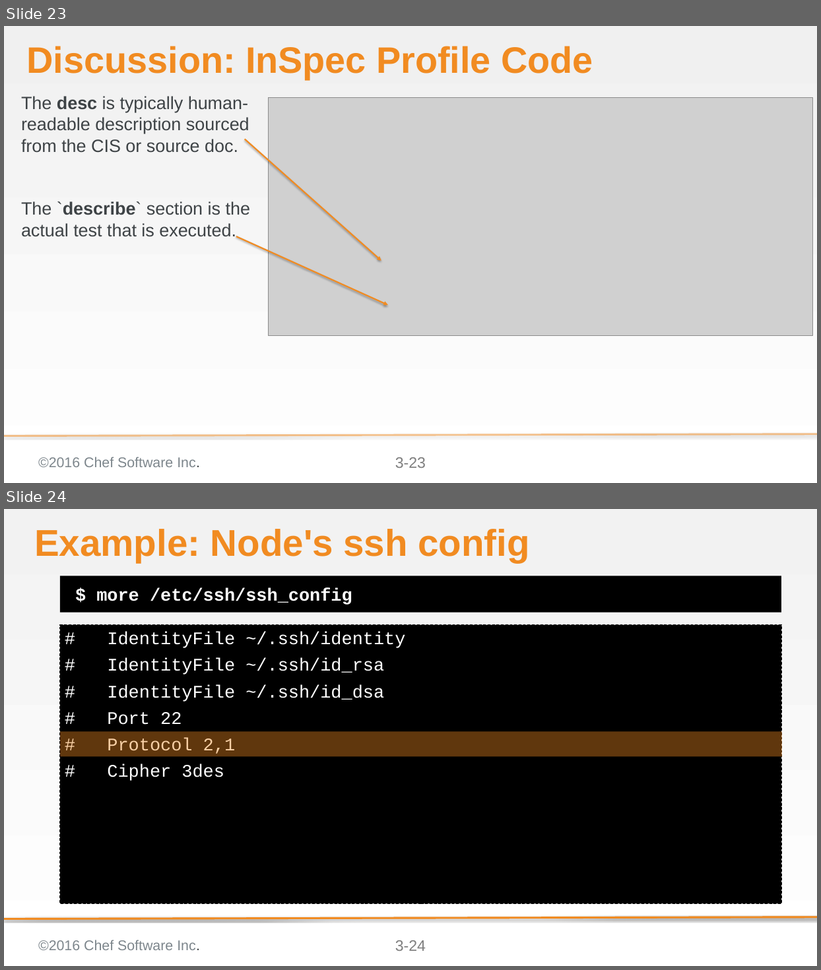
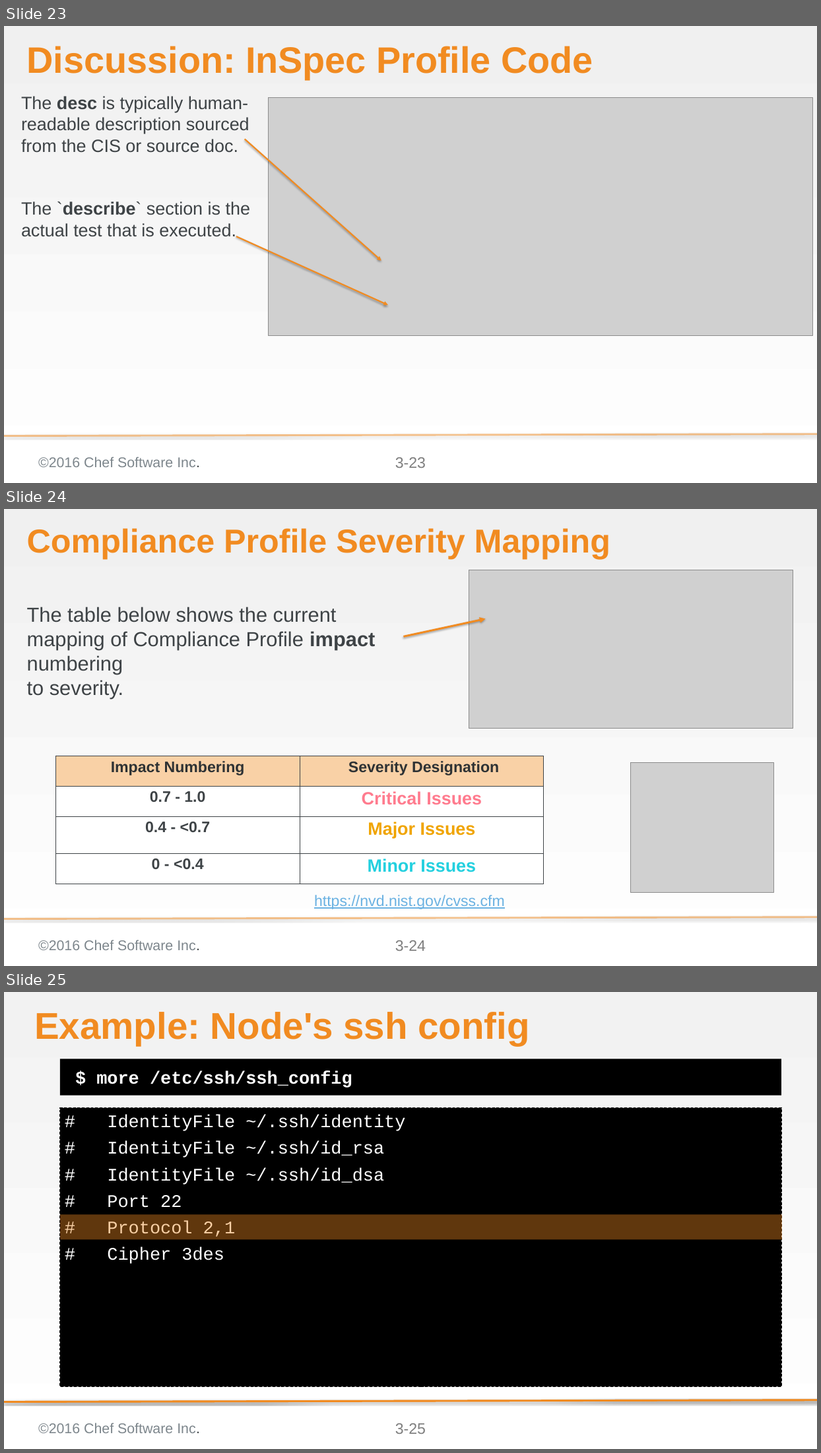
Before and after one commit to bchamby/chef-compliance-installation-configuration-operation, a slide deck: 03-initial-configuration-scans.pptx. Shown one above the other, each under a label of ours: slides 23 and 24 before the commit, slides 23, 24 and 25 after it. The pictures are 821x970 and 821x1453 pixels, drawn with LibreOffice and Linux fonts; fonts in the diff are those of the drawing; grey boxes stand for pictures; background and template pictures are left out. Boxes give left, top, right and bottom in pixels: in the first picture for what was removed or moved away, otherwise in the second. Text is boxed around its words. In the diff, an @@ line names an element or a change of style, - is before the commit and + after.

Commit message:
added Compliance Profile Severity Mapping slide (3-24) to 03-initial-configuration-scans.pptx

```diff
--- a/03-initial-configuration-scans.pptx
+++ b/03-initial-configuration-scans.pptx
@@ slide 24 added at <box>4,509,817,966</box>, background gradient #F0F0F0 to #FFFFFF; not listed: 3 template elements that a slide beside it also shows @@
@@ title added at <box>27,528,611,559</box>, 52.2 pt, text #F18B21, bold @@
+Compliance Profile Severity Mapping
@@ picture added at <box>469,570,793,728</box> @@
@@ text added at <box>27,607,375,699</box>, 32 pt, text #3E4346 @@
+The table below shows the current mapping of Compliance Profile impact numbering
+to severity.
@@ arrow added from (404, 636) to (486, 619), #F18B21 3 pt @@
@@ table added at <box>55,757,544,884</box>, 4 rows, 2 columns @@
+Impact Numbering | Severity Designation
+0.7 - 1.0 | Critical Issues
+0.4 - <0.7 | Major Issues
+0 - <0.4 | Minor Issues
@@ picture added at <box>630,762,773,892</box> @@
@@ text added at <box>314,895,505,910</box>, 24 pt, text #6BB2E2, underline @@
+https://nvd.nist.gov/cvss.cfm
@@ what was slide 24 is now slide 25 @@
@@ page number at <box>395,1424,426,1434</box>: text changed @@
-3-24
+3-25
```
Also in this commit, not shown: 1 slide changed.
